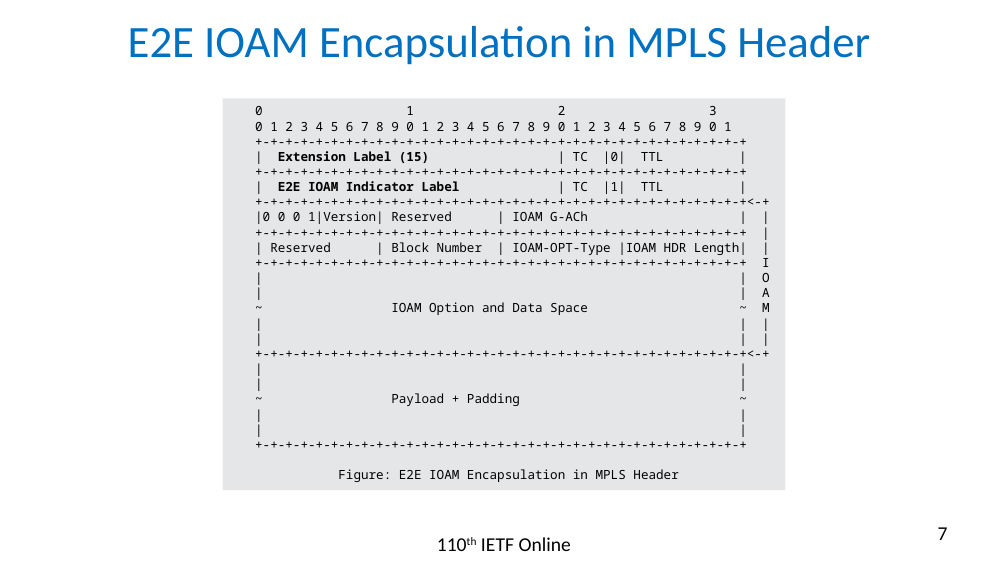
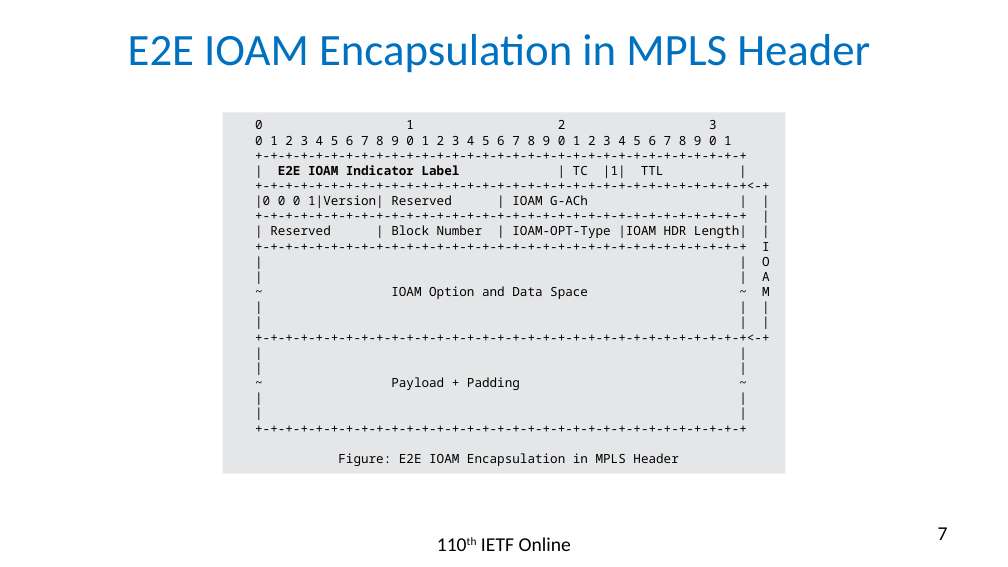
Before and after one commit to rakgandhi/ietf-slides, a slide deck: slide 7 of draft-gandhi-mpls-ioam-sr-05.pptx. Drawn at 1008x567 pixels with LibreOffice and Linux fonts; fonts in the diff are those of the drawing. Boxes give left, top, right and bottom in pixels: in the first picture for what was removed or moved away, otherwise in the second. Text is boxed around its words. In the diff, an @@ line names an element or a change of style, - is before the commit and + after.

```diff
--- a/draft-gandhi-mpls-ioam-sr-05.pptx
+++ b/draft-gandhi-mpls-ioam-sr-05.pptx
@@ title "E2E IOAM Encapsulation in MPLS ...": place and size @@
-title "E2E IOAM Encapsulation in MPLS ..." at box(128, 26, 870, 65)
+title "E2E IOAM Encapsulation in MPLS ..." at box(128, 34, 870, 73)
@@ rectangle "0 1 2 3": place and size @@
-rectangle "0 1 2 3" at box(223, 99, 785, 491)
+rectangle "0 1 2 3" at box(223, 112, 785, 473)
@@ text in rectangle at box(278, 151, 664, 164): paragraphs removed @@
-+-+-+-+-+-+-+-+-+-+-+-+-+-+-+-+-+-+-+-+-+-+-+-+-+-+-+-+-+-+-+-+-+
-| Extension Label (15) | TC |0| TTL |
```
Also in this commit, not shown: 9 other slides changed, 1 other file.
